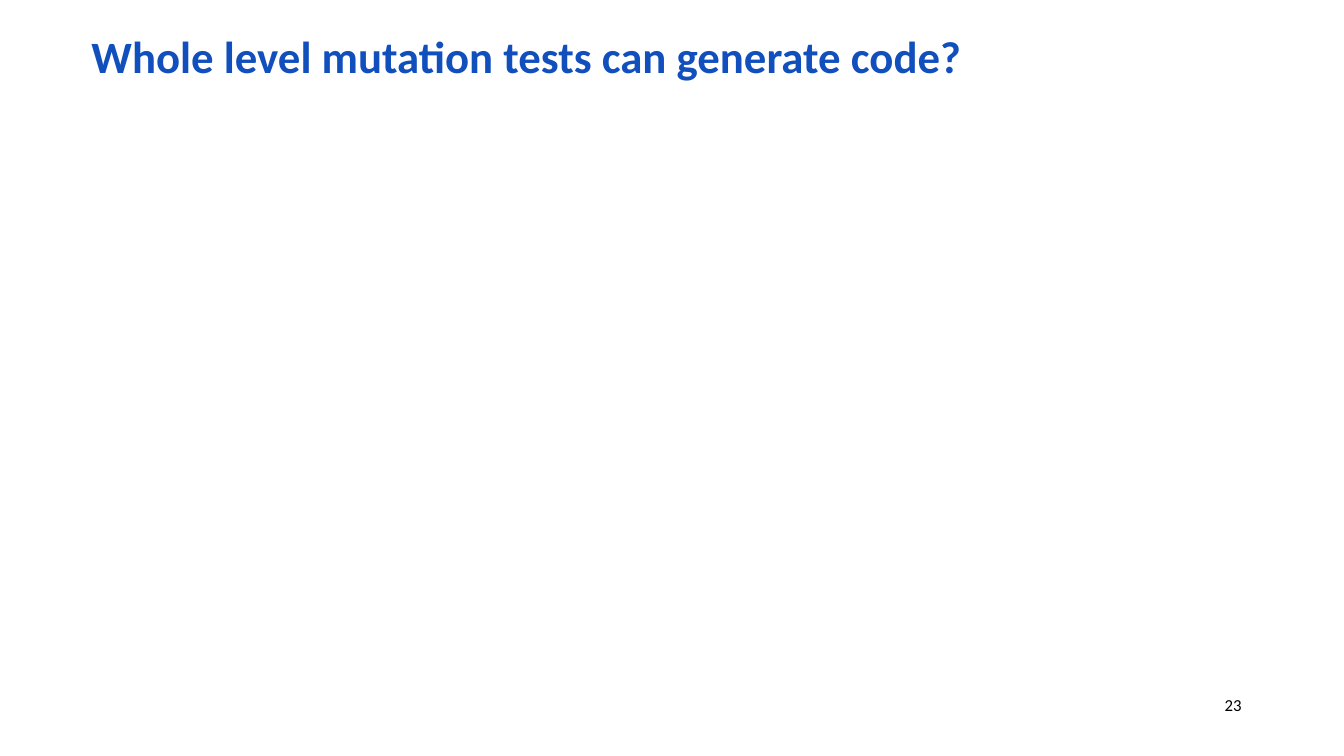
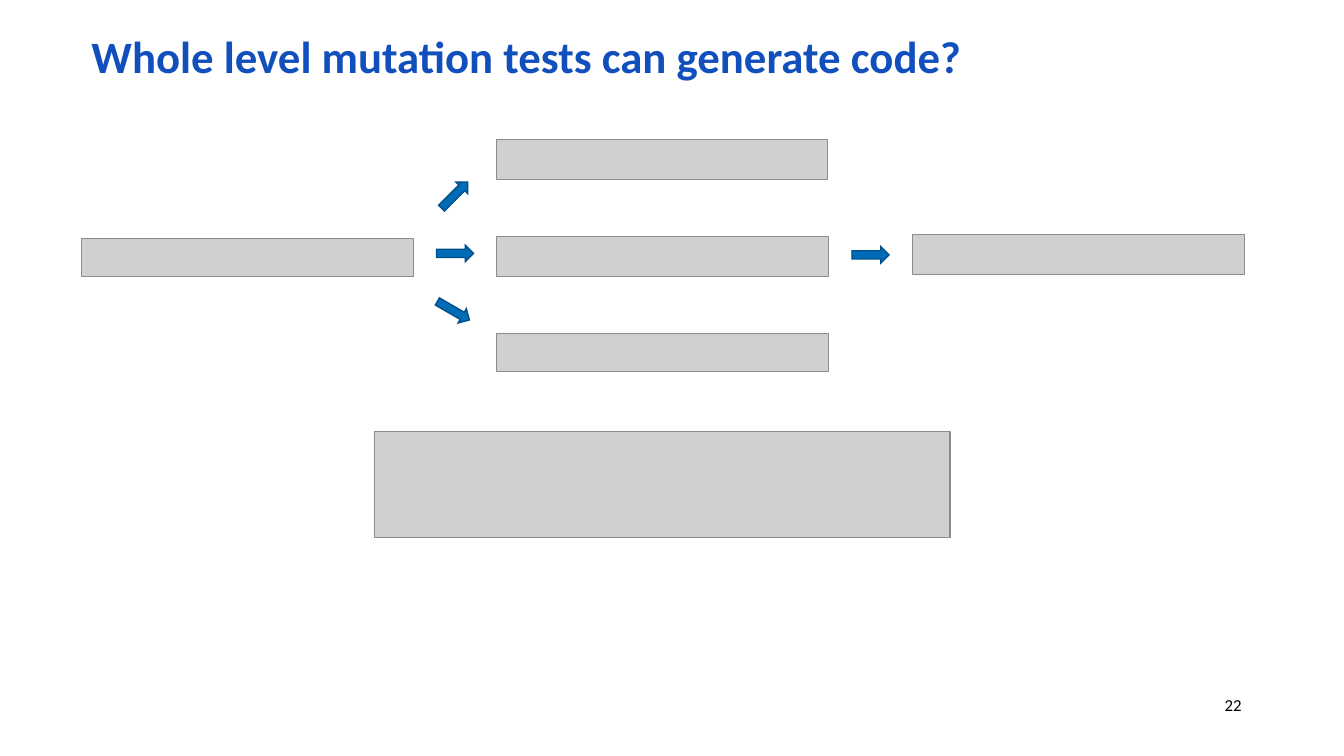
Before and after one commit to wolf-off/Stryker-demo, a slide deck: slide 22 of Mutation [Autosaved].pptx (slide 23 before the commit). Drawn at 1344x756 pixels with LibreOffice and Linux fonts; fonts in the diff are those of the drawing; grey boxes stand for pictures; background and template pictures are left out. Boxes give left, top, right and bottom in pixels: in the first picture for what was removed or moved away, otherwise in the second. Text is boxed around its words. In the diff, an @@ line names an element or a change of style, - is before the commit and + after.

```diff
--- a/Mutation [Autosaved].pptx
+++ b/Mutation [Autosaved].pptx
@@ picture added at bbox=[497, 139, 828, 179] @@
@@ right arrow added at bbox=[436, 176, 474, 213], fill #006CB7, outline #005087 1 pt @@
@@ picture added at bbox=[82, 239, 413, 277] @@
@@ picture added at bbox=[497, 237, 829, 277] @@
@@ picture added at bbox=[912, 235, 1244, 275] @@
@@ right arrow added at bbox=[437, 245, 474, 261], fill #006CB7, outline #005087 1 pt @@
@@ right arrow added at bbox=[852, 247, 889, 263], fill #006CB7, outline #005087 1 pt @@
@@ right arrow added at bbox=[433, 294, 473, 327], fill #006CB7, outline #005087 1 pt @@
@@ picture added at bbox=[497, 334, 829, 372] @@
@@ picture added at bbox=[374, 432, 950, 537] @@
@@ page number at bbox=[1225, 700, 1242, 711]: text changed @@
-23
+22
```
Also in this commit, not shown: 1 other slide changed, 1 slide removed, 11 other files.
